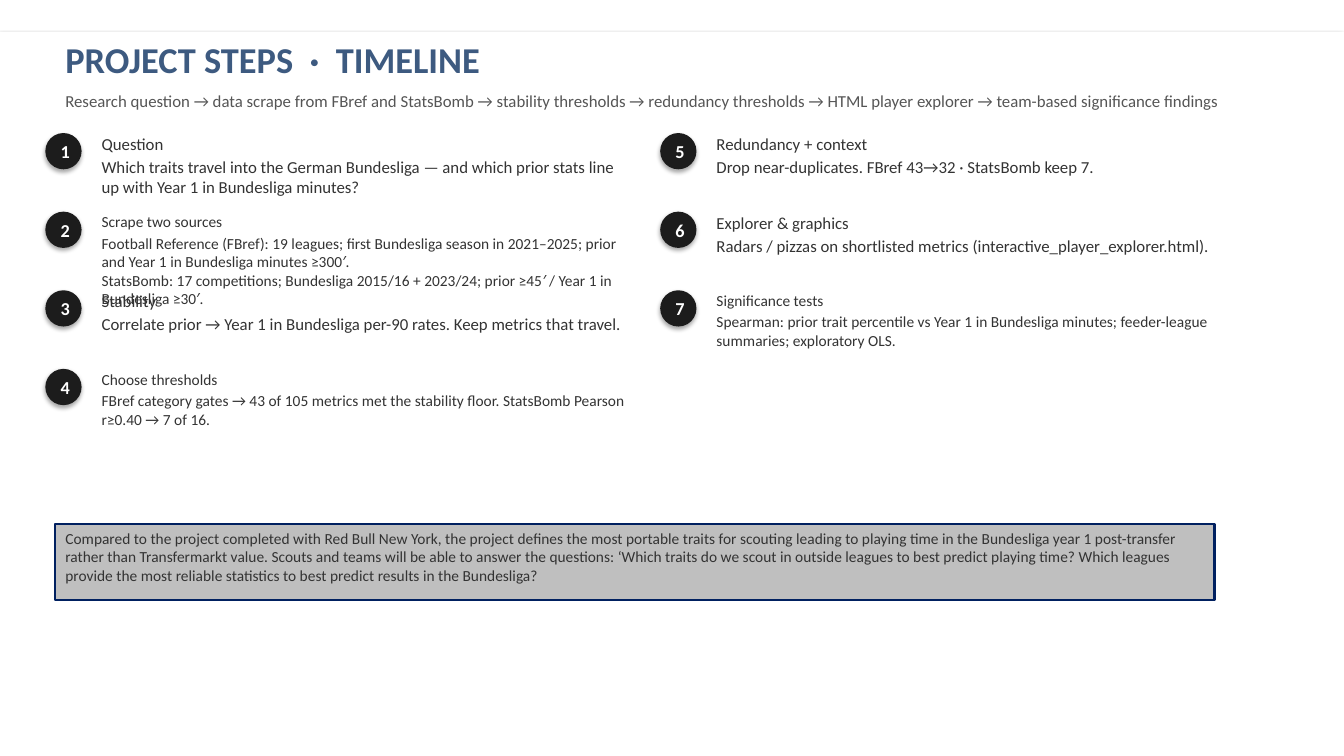
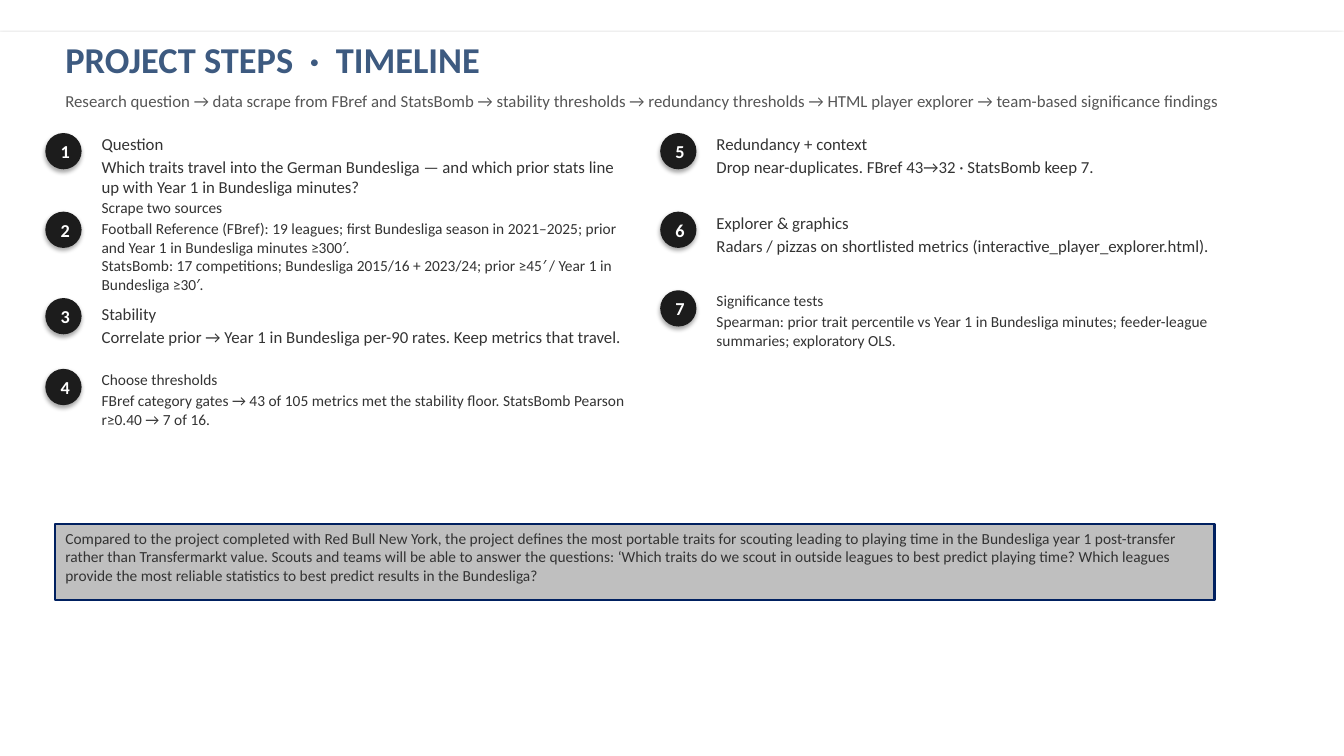
Before and after one commit to colbymorris08/bundesliga-transfer-traits, a slide deck: slide 2 of bundesliga_transfer_traits.pptx. Drawn at 1344x756 pixels with LibreOffice and Linux fonts; fonts in the diff are those of the drawing. Boxes give left, top, right and bottom in pixels: in the first picture for what was removed or moved away, otherwise in the second. Text is boxed around its words. In the diff, an @@ line names an element or a change of style, - is before the commit and + after.

```diff
--- a/bundesliga_transfer_traits.pptx
+++ b/bundesliga_transfer_traits.pptx
@@ text "Scrape two sources": place and size @@
-text "Scrape two sources" at [102, 217, 617, 289]
+text "Scrape two sources" at [102, 203, 617, 274]
@@ ellipse "3": place and size @@
-ellipse "3" at [45, 290, 82, 327]
+ellipse "3" at [45, 298, 82, 335]
@@ text "Stability": place and size @@
-text "Stability" at [102, 294, 621, 333]
+text "Stability" at [102, 308, 621, 346]
```
Also in this commit, not shown: 7 other slides changed, 1 other file.
